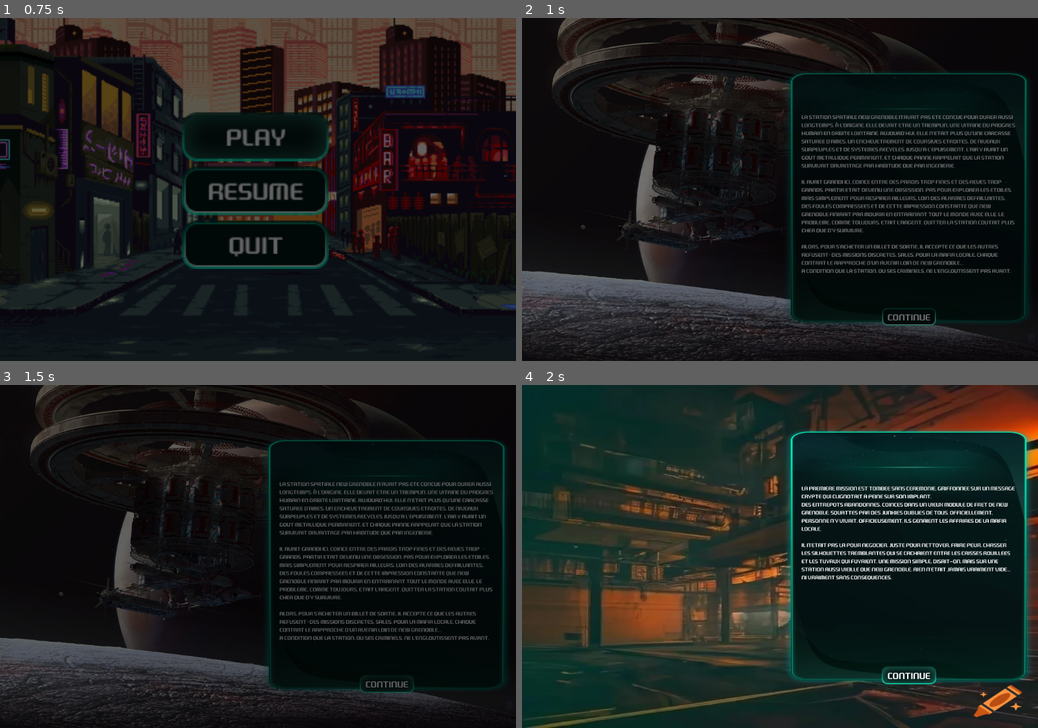
Above: before the commit, frames 1-4 (two rows, left to right).
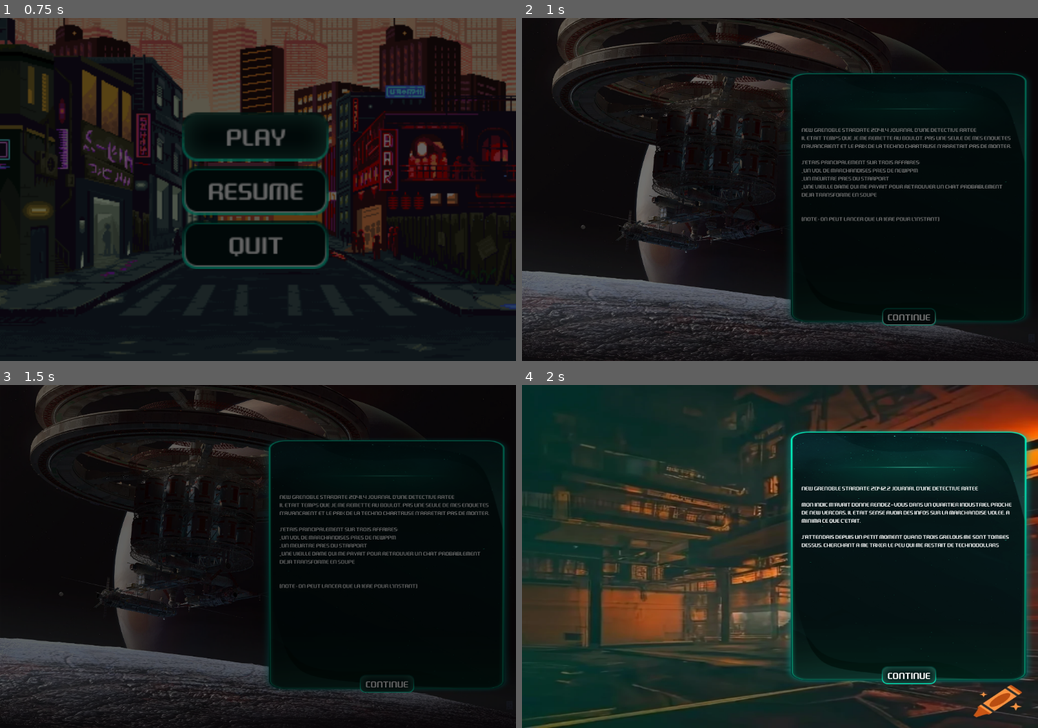
Above: after the commit, the same moments.

Repository: Azhrilla/SlayTheDungeon
Game: Godot game, scene res://UI/main_menu.tscn
Two runs of this game, one before a commit and one after it. Both use one fixed random seed, a clock stepped at 60 frames per second and the inputs below.
Inputs:
- Up to frame 1 (0.75 s): click "Play" at 0.5 s
- Up to frame 2 (1 s): no input
- Up to frame 3 (1.5 s): click "Continue" at 1.25 s
- Up to frame 4 (2 s): no input

Frame 1 is identical in both runs. In frame 2, 6.6% of the frame differs, in the area x 54-96%, y 28-75%; in frame 3, 6.3%; in frame 4, 3.7%.

Commit message:
Rewriting of firsts interludes

Diff:
--- a/Interludes/act_1_bloc_1_scene_1.tscn
+++ b/Interludes/act_1_bloc_1_scene_1.tscn
@@ -17,13 +17,16 @@
 offset_top = -150.0
 offset_right = 225.0
 offset_bottom = 150.0
-text = "La station spatiale New Grenoble n’avait pas été conçue pour durer aussi longtemps. À l’origine, elle devait être un tremplin, une vitrine du progrès humain en orbite lointaine. Aujourd’hui, elle n’était plus qu’une carcasse saturée d’âmes, un enchevêtrement de coursives étroites, de niveaux surpeuplés et de systèmes recyclés jusqu’à l’épuisement. L’air y avait un goût métallique permanent, et chaque panne rappelait que la station survivait davantage par habitude que par ingénierie.
+text = "New Grenoble StarDate 2041.4 journal d'une détective ratée
+Il était temps que je me remette au boulot, pas une seule de mes enquêtes n'avancaient et le prix de la techno chartruse n'arretait pas de monter.
 
-Il avait grandi ici, coincé entre des parois trop fines et des rêves trop grands. Partir était devenu une obsession. Pas pour explorer les étoiles, mais simplement pour respirer ailleurs, loin des alarmes défaillantes, des foules compressées et de cette impression constante que New Grenoble finirait par mourir en entraînant tout le monde avec elle. Le problème, comme toujours, était l’argent. Quitter la station coûtait plus cher que d’y survivre.
+J'étais principalement sur trois affaires:
+_un vol de marchandises près de newPPM
+_un meurtre près du starport
+_une vieille dame qui me payait pour retrouver un chat probablement déjà transformé en soupe
 
-Alors, pour s’acheter un billet de sortie, il accepte ce que les autres refusent : des missions discrètes, sales, pour la mafia locale. Chaque contrat le rapproche d’un avenir loin de New Grenoble…
-à condition que la station, ou ses criminels, ne l’engloutissent pas avant.
-"
+
+(Note : on peut lancer que la 1ere pour l'instant)"
 
 [node name="ButtonNext" parent="TextureRect2" index="1"]
 offset_left = -57.0
--- a/Interludes/act_1_bloc_1_scene_2.tscn
+++ b/Interludes/act_1_bloc_1_scene_2.tscn
@@ -9,7 +9,8 @@
 texture = ExtResource("2_w4o4e")
 
 [node name="Label" parent="TextureRect2" index="0"]
-text = "La première mission est tombée sans cérémonie, griffonnée sur un message crypté qui clignotait à peine sur son implant.
-Des entrepôts abandonnés, coincés dans un vieux module de fret de New Grenoble, squattés par des junkies oubliés de tous. Officiellement, personne n’y vivait. Officieusement, ils gênaient les affaires de la mafia locale.
+text = "New Grenoble StarDate 2042.2 journal d'une détective ratée
 
-Il n’était pas là pour négocier. Juste pour nettoyer, faire peur, chasser les silhouettes tremblantes qui se cachaient entre les caisses rouillées et les tuyaux qui fuyaient. Une mission simple, disait-on. Mais sur une station aussi vieille que New Grenoble, rien n’était jamais vraiment vide… ni vraiment sans conséquences."
+Mon indic m'avait donné rendez-vous dans un quartier industriel proche de new Vercors, il était sensé avoir des infos sur la marchandise volée, à minima ce que c'était.
+
+J'attendais depuis un petit moment quand trois grelous me sont tombés dessus, cherchant à me taxer le peu qui me restait de technodollars"
